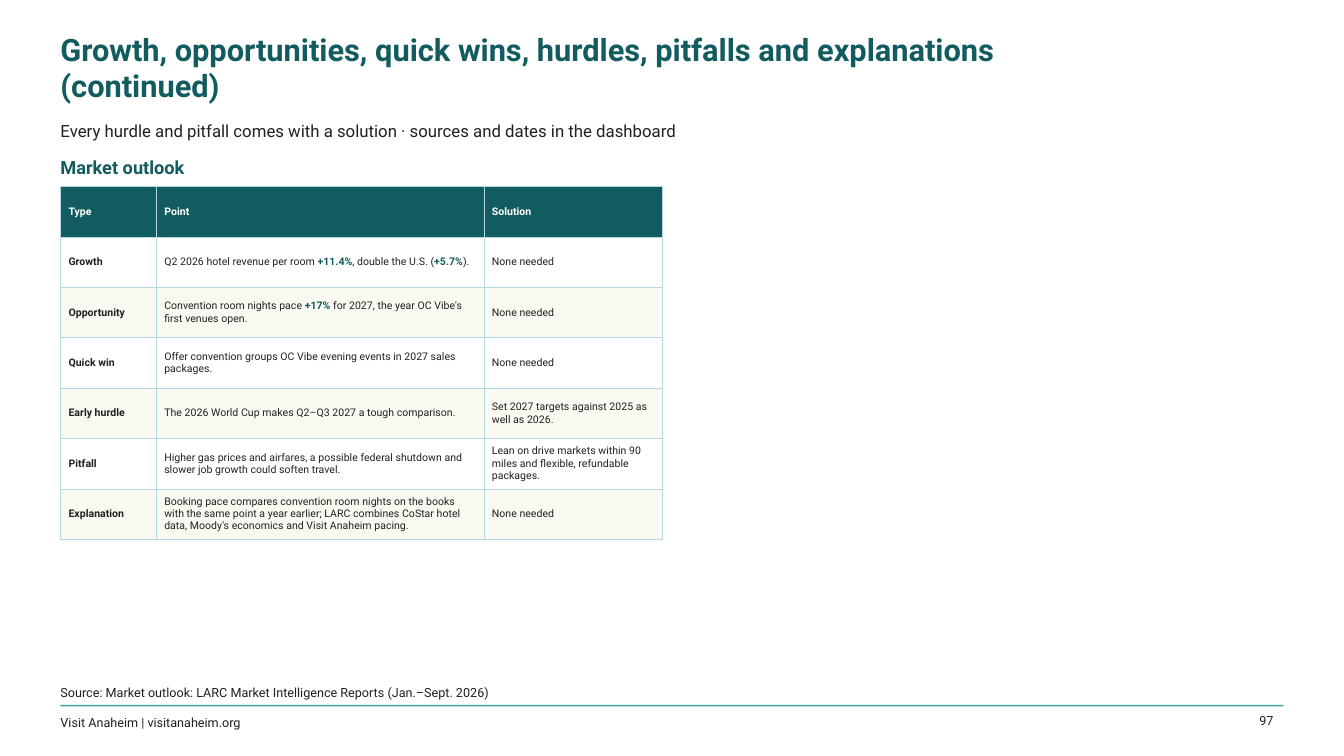
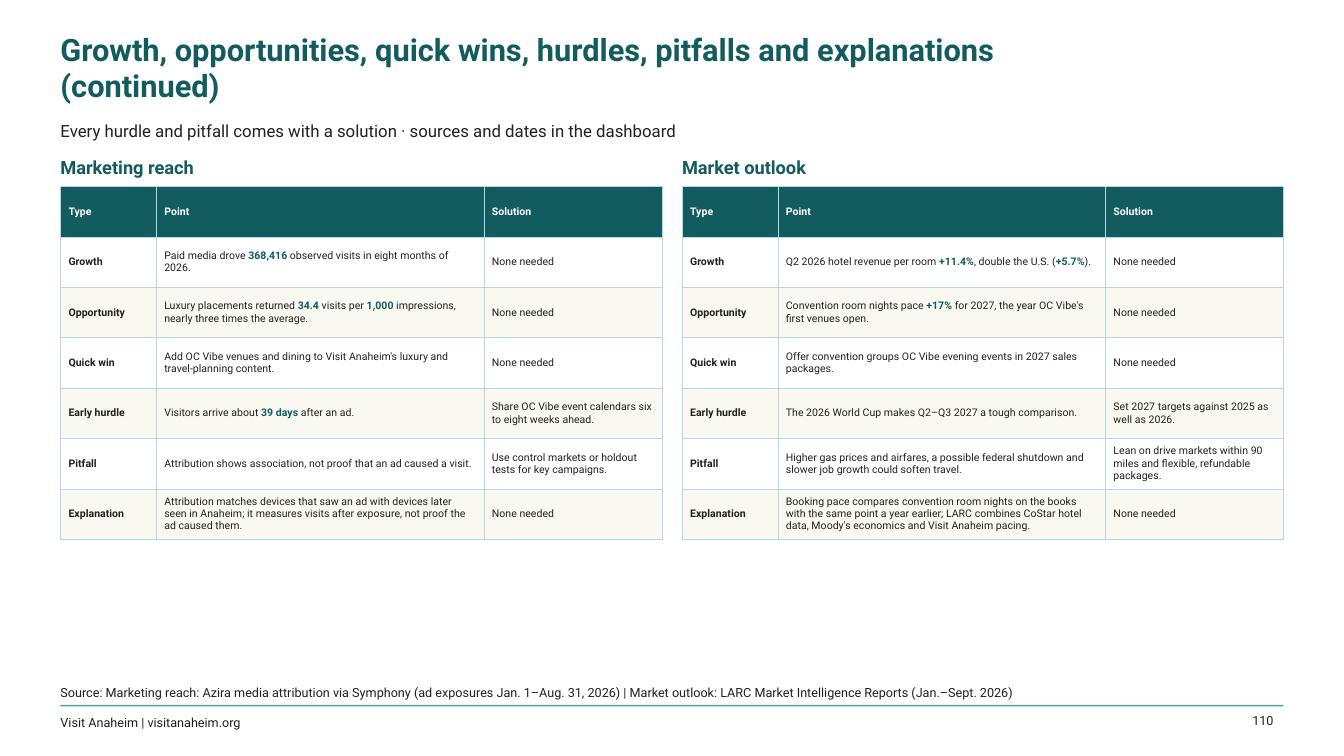
Before and after one commit to bi-visitanaheim/oc-vibe-insights, a slide deck: slide 110 of public/OC_Vibe_Insights.pptx (slide 97 before the commit). Drawn at 1344x756 pixels with LibreOffice and Linux fonts; fonts in the diff are those of the drawing; background and template pictures are left out. Boxes give left, top, right and bottom in pixels: in the first picture for what was removed or moved away, otherwise in the second. Text is boxed around its words. In the diff, an @@ line names an element or a change of style, - is before the commit and + after.

```diff
--- a/public/OC_Vibe_Insights.pptx
+++ b/public/OC_Vibe_Insights.pptx
@@ text at box(60, 160, 194, 178): text changed @@
-Market outlook
+Marketing reach
@@ text added at box(682, 160, 806, 174), 13 pt, text #125C60, bold @@
+Market outlook
@@ table added at box(60, 187, 662, 533), 7 rows, 3 columns @@
+Type | Point | Solution
+Growth | Paid media drove 368,416 observed visits in eight months of 2026. | None needed
+Opportunity | Luxury placements returned 34.4 visits per 1,000 impressions, nearly three times the average. | None needed
+Quick win | Add OC Vibe venues and dining to Visit Anaheim's luxury and travel-planning content. | None needed
+Early hurdle | Visitors arrive about 39 days after an ad. | Share OC Vibe event calendars six to eight weeks ahead.
+Pitfall | Attribution shows association, not proof that an ad caused a visit. | Use control markets or holdout tests for key campaigns.
+Explanation | Attribution matches devices that saw an ad with devices later seen in Anaheim; it measures visits after exposure, not proof the ad caused them. | None needed
@@ table: place and size @@
-table at box(60, 187, 662, 535)
+table at box(683, 187, 1285, 536)
@@ text at box(60, 687, 1013, 700): text changed @@
-Source: Market outlook: LARC Market Intelligence Reports (Jan.–Sept. 2026)
+Source: Marketing reach: Azira media attribution via Symphony (ad exposures Jan. 1–Aug. 31, 2026) | Market outlook: LARC Market Intelligence Reports (Jan.–Sept. 2026)
@@ page number at box(1252, 716, 1273, 725): text changed @@
-97
+110
```
Also in this commit, not shown: 33 other slides changed, 16 slides added, 31 other files.
